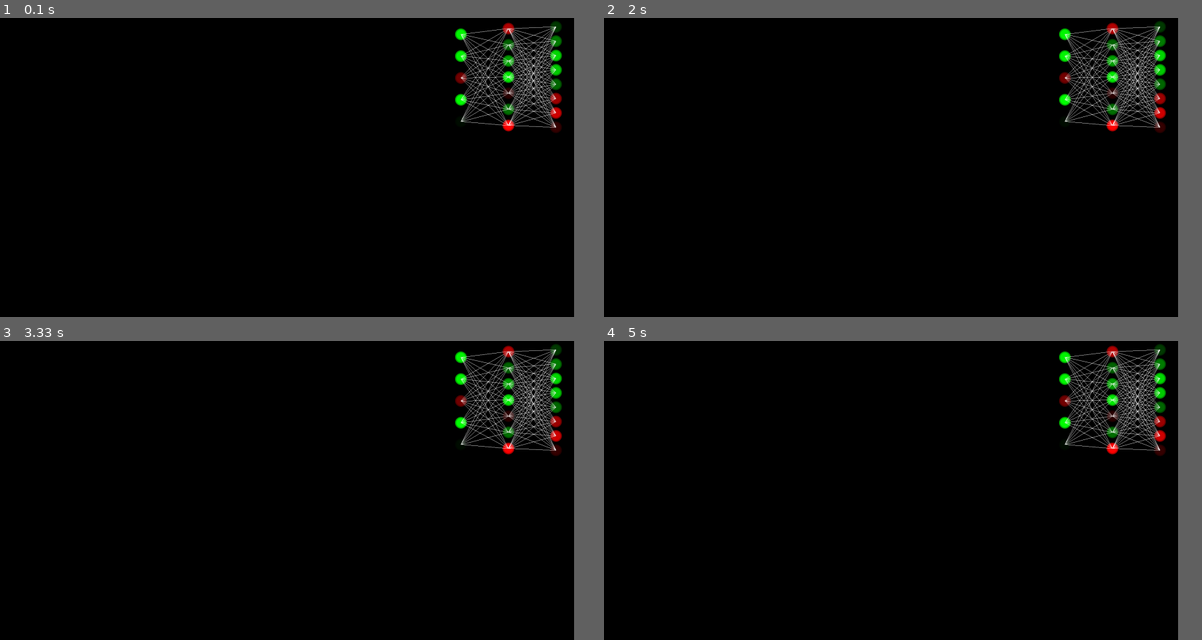
Above: before the commit, frames 1-4 (two rows, left to right).
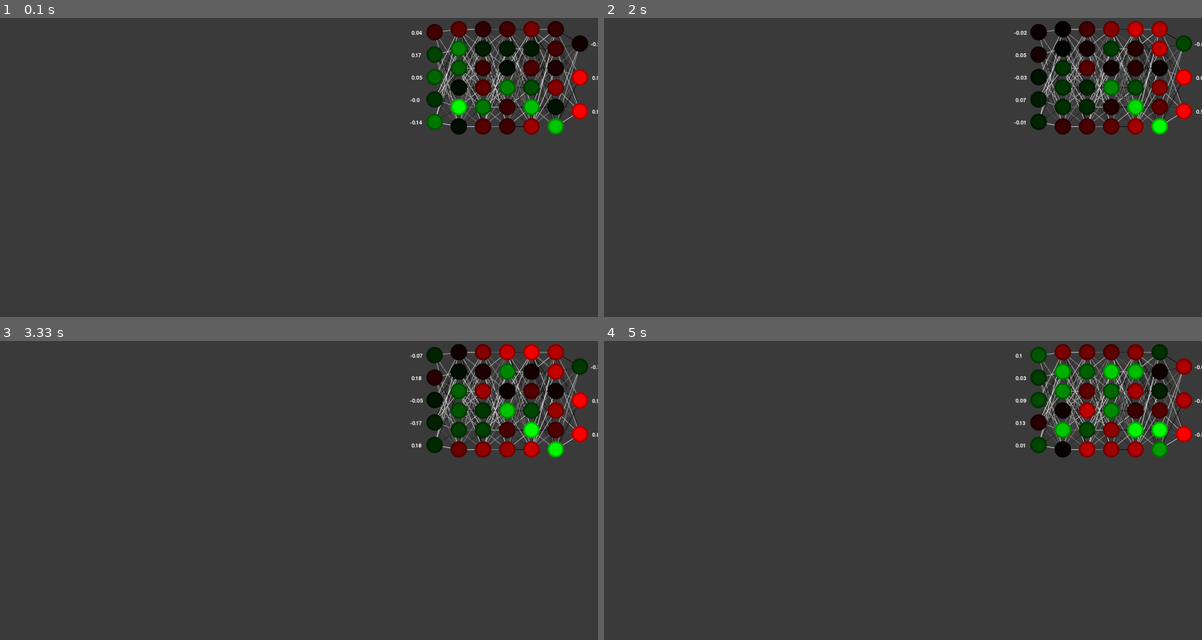
Above: after the commit, the same moments.

Repository: jakub530/PyGame-Neural-Net
Game: pygame game, started from node_vis.py
Same seed, same stepped clock (60 frames per second), same inputs: the game is played once before the commit and once after it.
Inputs:
- Up to frame 1 (0.1 s): no input
- Up to frame 2 (2 s): no input
- Up to frame 3 (3.33 s): no input
- Up to frame 4 (5 s): no input
In our replay, the window is 864x450 before the commit and 900x450 after it. These sizes can differ from the game's own. Grey fills any space a smaller window leaves; there, only what the larger window draws over its background counts as a difference.

The runs differ from the first frame. In frame 1, 95% of the frame differs, in the area x 0-100%, y 0-100%; in frame 2, 95%; in frame 3, 95%; in frame 4, 96%.

Commit message:
Working on the UI elements for the game

Diff:
--- a/nn_lib.py
+++ b/nn_lib.py
@@ -1,7 +1,40 @@
+import random
+import numpy as np
+import math
+import copy
 
 class node:
     def __init__(self):
         pass
+
+    def gen_weight(self):
+        return (random.random()-0.5)*2
+
+    def init_weights(self, size):
+        self.weights = np.array([self.gen_weight() for i in range(size)])
+        self.bias = self.gen_weight() * 0.1
+
+    def activation_function(self, inp):
+        return (math.exp(inp)-math.exp(-inp))/(math.exp(inp)+math.exp(-inp))
+        #return math.exp(inp)/(1+math.exp(inp))-0.5
+
+    def propagate_value(self,inp):
+        #bias = np.array([1])
+        #full_inp = np.hstack((inp, bias))
+        val = np.dot(self.weights,inp) + 1 * self.bias
+        return self.activation_function(val)
+
+    def find_output(self,inp):
+        #bias = np.array([1])
+        #full_inp = np.hstack((inp, bias))
+        val = np.dot(self.weights,inp) + 1 * self.bias
+        return self.activation_function(val)
+
+    def modify_weights(self):
+        mod = np.random.uniform(-0.1,0.1,self.weights.size)
+        mod_bias = np.random.uniform(-0.1,0.1)
+        self.bias += mod_bias
+        self.weights += mod
 
 class layer:
     def __init__(self, size):
@@ -13,10 +46,25 @@
         for ind in range(self.size):
             self.nodes.append(node())
 
+    def init_weights(self, size):
+        for node in self.nodes:
+            node.init_weights(size)
+
+    def propagate_value(self, inp):
+        output = [node.propagate_value(inp) for node in self.nodes]
+        return output
+
+    def find_output(self, inp):
+        output = [node.find_output(inp) for node in self.nodes]
+        return output
+
+    def modify_weights(self):
+        for node in self.nodes:
+            node.modify_weights()
 
 class nn:
     def __init__(self, h_layers, inputs, outputs):
-        init_layers(h_layers, inputs, outputs, layer)
+        self.init_layers(h_layers, inputs, outputs, layer)
 
     def init_layers(self, h_layers, inputs, outputs, layer_type):
         self.layers = [layer_type(inputs)]
@@ -26,3 +74,51 @@
             self.layers.append(layer_type(layer_size))
         self.layers.append(layer_type(outputs))
         self.layer_number = len(self.layers)
+
+    def init_weights(self):
+        for ind,layer in enumerate(self.layers[1:]):
+            layer.init_weights(self.layers[ind].size)
+
+    def calculate_output(self, inp):
+        all_values = []
+        values = inp.copy()
+        all_values.append(list(values.copy()))
+        for layer in self.layers[1:]:
+            values = layer.propagate_value(values)
+            all_values.append(values.copy())
+        #values = self.layers[-1].find_output(values)
+        #all_values.append(values.copy())
+        return values, all_values
+
+    def modify_weights(self):
+        for layer in self.layers[1:]:
+            layer.modify_weights()
+
+    def extract_weights(self):
+        weight_list = []
+        for layer in self.layers[1:]:
+            layer_list = []
+            for node in layer.nodes:
+                node_list = node.weights
+                layer_list.append(node_list)
+            weight_list.append(layer_list)
+        return weight_list
+
+
+if __name__ == "__main__":
+    inputs = 2
+    hidden_layers = [2,2]
+    outputs = 1
+
+    my_nn = nn(hidden_layers, inputs, outputs)
+    my_nn.init_weights()
+    my_new_nn = copy.deepcopy(my_nn)
+    output, all_values = my_nn.calculate_output(np.array([1,3]))
+    weights = my_nn.extract_weights()
+    print(output)
+    for i in range(1000):
+        my_nn.modify_weights()
+        output, all_values = my_nn.calculate_output(np.array([1,3]))
+        print(output)
+    print("Tested")
+    pass
--- a/node_vis.py
+++ b/node_vis.py
@@ -2,19 +2,22 @@
 import numpy as np
 from pygame import gfxdraw
 import pygame_lib, nn_lib
+import pygame.freetype
+from pygame_lib import color
 import random
+import copy
 
 def set_color(value, min_val, max_val):
     if(value > 0):
-        norm_val = int((value / max_val) * 255)
-        return (0, norm_val, 0)
+        norm_val = (value / max_val) * 255
+        return np.array([0, norm_val, 0], dtype=int)
     else:
-        norm_val = int((abs(value) / min_val) * 255)
-        return (norm_val, 0, 0)
+        norm_val = (abs(value) / min_val) * 255
+        return np.array([norm_val, 0, 0], dtype=int)
 
 def transform_color(color):
     mult = 0.7
-    return (int(color[0]*mult),int(color[1]*mult),int(color[2]*mult))
+    return color * mult
 
 
 class node_vis(nn_lib.node):
@@ -29,18 +32,18 @@
         self.radius = int(diameter/2)
 
     def draw_node(self, offset, min_val, max_val, surface):
-        x_pos = self.pos[0] + offset[0]
-        y_pos = self.pos[1] + offset[1]
-        self.trans_pos = (x_pos,y_pos)
+        self.trans_pos = offset + self.pos
         self.color = set_color(self.val, min_val, max_val)
-        self.draw_circle(surface)
-
-    def draw_circle(self, surface):
-        gfxdraw.aacircle(surface, self.trans_pos[0], self.trans_pos[1], self.radius, transform_color(self.color))
-        gfxdraw.filled_circle(surface, self.trans_pos[0], self.trans_pos[1], self.radius, transform_color(self.color))
+        self.draw_circles(surface)
+
+    def draw_circles(self, surface):
+        self.draw_circle(surface,self.radius,transform_color(self.color))
         radius_mult = 0.8
-        gfxdraw.aacircle(surface, self.trans_pos[0], self.trans_pos[1], int(self.radius * radius_mult), self.color)
-        gfxdraw.filled_circle(surface, self.trans_pos[0], self.trans_pos[1], int(self.radius * radius_mult), self.color)
+        self.draw_circle(surface,int(self.radius * radius_mult),self.color)
+
+    def draw_circle(self, surface, radius, color):
+        gfxdraw.aacircle(surface, *self.trans_pos, radius, color)
+        gfxdraw.filled_circle(surface, *self.trans_pos, radius, color)
 
 
 
@@ -48,18 +51,16 @@
     def __init__(self, size):
         super().__init__(size)
 
-
     def init_nodes(self):
         for ind in range(self.size):
             self.nodes.append(node_vis())
 
-
     def set_pos(self, box_dim, gaps, node_size, h_pos):
         v_gap = int((box_dim[1] - (self.size) * node_size) / (self.size + 1) )
-        v_pos = [v_gap + int(node_size/2) + (v_gap + node_size) * i for i in range(self.size)]
+        v_pos = [v_gap + (v_gap + node_size) * i for i in range(self.size)]
 
         for ind, pos in enumerate(v_pos):
-            self.nodes[ind].set_pos((h_pos, pos))
+            self.nodes[ind].set_pos(np.array([h_pos, pos]))
             self.nodes[ind].set_size(node_size)
 
     def draw_layer(self, offset, min_val, max_val, surface):
@@ -95,41 +96,111 @@
         return min_val, max_val
 
     def draw_nodes(self, offset):
+        offset = np.array(offset) + int(self.node_size / 2)
         min_val, max_val = self.normalize_values()
         for layer in self.layers:
             layer.draw_layer(offset, min_val, max_val, self.surface)
 
     def draw_line(self, prev_node, next_node, val):
-        gfxdraw.line(self.surface, prev_node.trans_pos[0], prev_node.trans_pos[1], next_node.trans_pos[0], next_node.trans_pos[1], pygame_lib.color.WHITE.value)
-
-
-    def draw_connections(self):
+        x = np.array(prev_node.trans_pos)
+
+        new_color = (np.array([1,1,1]) * val * 255)
+
+        pygame.draw.line(self.surface, new_color.astype(int), prev_node.trans_pos, next_node.trans_pos, 2)
+
+
+    def draw_connections(self, mock_val):
         for ind in range(self.layer_number-1):
-            for prev_node in self.layers[ind].nodes:
-                for next_node in self.layers[ind+1].nodes:
-                    val = 0
+            for prev_node_ind, prev_node in enumerate(self.layers[ind].nodes):
+                for next_node_ind, next_node in enumerate(self.layers[ind+1].nodes):
+                    val = mock_val[ind][prev_node_ind][next_node_ind]
                     self.draw_line(prev_node, next_node, val)
 
-
-
+    def set_node_val(self, inp):
+        for layer_ind,layer in enumerate(self.layers):
+            for node_ind,node in enumerate(layer.nodes):
+                node.val = inp[layer_ind][node_ind]
+
+    def display_values(self):
+        font = pygame.font.Font(None, int(self.node_size/2))
+        text_offset_s = np.array([ -int(self.node_size*3/2), -int(self.node_size/8)])
+        text_offset_e = np.array([  int(self.node_size*2/3), -int(self.node_size/8)])
+
+        for node in self.layers[0].nodes:
+            text = str(np.around(node.val,2))
+            if text[0]!="-":
+                text = " " + text
+
+            txt_surface = font.render(text, True, (255,255,255))
+            screen.blit(txt_surface, node.trans_pos+text_offset_s)
+
+        for node in self.layers[-1].nodes:
+            text = str(np.around(node.val,2))
+            if text[0]!="-":
+                text = " " + text
+            txt_surface = font.render(text, True, (255,255,255))
+            screen.blit(txt_surface, node.trans_pos+text_offset_e)
+
+
+
+def generate_value():
+    return random.random()
+
+def mock_values(inp, hidden, output, rand = False):
+    layers = [inp, *hidden, output]
+    values = []
+    for layer_ind in range(len(layers)-1):
+        tmp_val_mid = []
+        for prev_ind in range(layers[layer_ind]):
+            tmp_val_bot = []
+            for next_ind in range(layers[layer_ind+1]):
+                val = generate_value()
+                tmp_val_bot.append(val)
+            tmp_val_mid.append(tmp_val_bot)
+        values.append(tmp_val_mid)
+    return values
 
 
 if __name__ == "__main__":
-    size = (1920,1000)
+    size = (2000, 1000)
+    box_dim = (600, 400)
+    offset = (size[0]-box_dim[0], 0)
+
+    inputs = 5
+    hidden_layers = [6,6,6,6,6]
+    outputs = 3
+
     screen, clock  = pygame_lib.init_pygame(size)
-    new_nn = nn_vis(screen, 7,5,8)
-    new_nn.draw_nodes((1320,0))
+    my_nn = nn_lib.nn(hidden_layers, inputs, outputs)
+    my_nn.init_weights()
+    my_nn_vis = nn_vis(screen, hidden_layers, inputs,outputs , box_dim)
+
+
+
+    mock_val = mock_values(inputs, hidden_layers, outputs)
     print("Test")
+    my_nn_vis.draw_nodes(offset)
+
+    break_flag = False
 
     while 1:
-        t = clock.tick(40)
+        t = clock.tick(120)
         print(t)
         for event in pygame.event.get():
-            if event.type == pygame.QUIT: sys.exit()
-        X = pygame_lib.color.BLACK
-        screen.fill(pygame_lib.color.BLACK.value)
-        new_nn.draw_nodes((1420,0))
-        new_nn.draw_connections()
+            if event.type == pygame.QUIT:
+                break_flag = True
+                pygame.quit()
+
+        if(break_flag):
+            break
+
+        screen.fill((60,60,60 ))
+        output, all_values = my_nn.calculate_output(np.random.uniform(-0.2,0.2,inputs))
+        my_nn_vis.draw_connections(mock_val)
+        my_nn_vis.draw_nodes(offset)
+        my_nn_vis.set_node_val(all_values)
+
+        my_nn_vis.display_values()
 
         #pygame.draw.circle(screen, pygame_lib.color.GREEN.value , [100,100],10)
         pygame.display.flip()
--- a/pygame_lib.py
+++ b/pygame_lib.py
@@ -1,4 +1,6 @@
-import sys, pygame
+import sys
+import pygame as pg
+import re
 from enum import Enum
 
 class color(Enum):
@@ -9,8 +11,116 @@
     WHITE =(255,255,255)
     GRAY =(150,150,150)
 
+class e_text_box:
+    def __init__(self, loc, font_size, color_active, color_inactive, min_width, text_color):
+        self.gap = 5
+        self.border_width = 2
+        self.loc = loc
+        self.font = pg.font.Font(None, font_size)
+        self.text_color = text_color
+        self.color_active = color_active
+        self.color_inactive = color_inactive
+        self.min_width = min_width
+        self.change_active(False)
+        self.find_height()
+        self.update_text('')
+        self.set_text_loc()
+
+    def find_height(self):
+        self.text_height = self.font.get_height()
+
+    def set_box(self):
+        self.height = self.text_height + 2 * self.gap
+        self.width = max(self.min_width, self.txt_surface.get_width() + 2 * self.gap)
+        self.rect = pg.Rect(*self.loc, self.width, self.height)
+
+    def update_text(self, new_text):
+        self.text = new_text
+        self.txt_surface = self.font.render(self.text, True, self.text_color)
+        self.set_box()
+
+    def change_active(self, new_state):
+        self.active = new_state
+        if new_state == True:
+            self.color = self.color_active
+        else:
+            self.color = self.color_inactive
+
+    def set_text_loc(self):
+        self.text_loc = (self.rect.x + self.gap, self.rect.y + self.gap)
+
+class e_text_boxes:
+    def __init__(self, **kwargs):
+        self.default_font_size = 32
+        self.default_color_active  =  pg.Color('dodgerblue2')
+        self.default_color_inactive = pg.Color('lightskyblue3')
+        self.default_min_width = 200
+        self.default_text_color = pg.Color('white')
+
+        for elem in vars(self):
+            if elem in kwargs:
+                setattr(self, elem, kwargs[elem])
+
+        self.boxes = {}
+
+    def add_box(self, loc, box_name, **kwargs):
+        params = {}
+        for full_arg in vars(self):
+            if(re.search("^default_", full_arg)):
+                arg = re.sub("default_","",full_arg)
+                if(arg in kwargs):
+                    params[arg] = kwargs[arg]
+                else:
+                    params[arg] = getattr(self, full_arg)
+
+        new_box = e_text_box(loc, params["font_size"], params["color_active"], params["color_inactive"], params["min_width"], params["text_color"])
+
+        box_name = str(box_name)
+        while(True):
+            if box_name in self.boxes:
+                box_name = box_name + "_bis"
+            else:
+                self.boxes[box_name] = new_box
+                return
+
+    def check_events(self, event):
+        if event.type == pg.MOUSEBUTTONDOWN:
+                # If the user clicked on the input_box rect.
+            for input_box in self.boxes.values():
+                if input_box.rect.collidepoint(event.pos):
+                    # Toggle the active variable.
+                    input_box.change_active(not input_box.active)
+                else:
+                    input_box.change_active(False)
+        if event.type == pg.KEYDOWN:
+            for input_box in self.boxes.values():
+                if input_box.active:
+                    if event.key == pg.K_RETURN:
+                        print(input_box.text)
+                        input_box.update_text('')
+                    elif event.key == pg.K_BACKSPACE:
+                        input_box.update_text(input_box.text[:-1])
+                    else:
+                        input_box.update_text(input_box.text + event.unicode)
+
+    def display_boxes(self, screen):
+        for input_box in self.boxes.values():
+            screen.blit(input_box.txt_surface, input_box.text_loc)
+            pg.draw.rect(screen, input_box.color, input_box.rect, input_box.border_width)
+
+    def get_texbox_value(self, key):
+        if key in self.boxes:
+            return self.boxes[key].text
+        else:
+            print("Box with identifier {key} not found".format(key = key))
+
+class buttons:
+    def __init__(self, **kwargs):
+        pass
+
+
 def init_pygame(size):
-    pygame.init()
-    screen = pygame.display.set_mode(size)
-    clock  = pygame.time.Clock()
+    pg.init()
+    screen = pg.display.set_mode(size)
+    clock  = pg.time.Clock()
     return screen, clock
--- /dev/null
+++ b/test.py
@@ -0,0 +1,39 @@
+import pygame_lib
+import nn_lib
+import node_vis
+import pygame as pg
+
+def test_e_boxes():
+    screen,clock = pygame_lib.init_pygame((1000,1000))
+    #params["font_size"], params["color_active"], params["color_inactive"], params["min_width"], params["text_color"]
+    all_text_boxes = pygame_lib.e_text_boxes()
+    all_text_boxes.add_box((100,100), 2 ,font_size = 50)
+    all_text_boxes.add_box((100,200), 2 ,text_color = pg.Color("red"))
+    all_text_boxes.add_box((100,300), 2, color_active = pg.Color("yellow"))
+    all_text_boxes.add_box((100,400) ,3, color_inactive = pg.Color("purple"))
+    all_text_boxes.add_box((100,500) ,5, min_width = 50)
+    all_text_boxes.add_box((100,600) ,7 ,font_size = 25, text_color = pg.Color("orange"), color_active = pg.Color("red"), color_inactive = pg.Color("grey"), min_width = 500)
+    all_text_boxes.add_box((100,700) ,9)
+    all_text_boxes.add_box((500,100) ,11)
+
+    done = False
+
+    while not done:
+        for event in pg.event.get():
+            if event.type == pg.QUIT:
+                done = True
+            if event.type == pg.KEYDOWN:
+                if event.key==pg.K_ESCAPE:
+                    done = True
+
+            all_text_boxes.check_events(event)
+
+        screen.fill((30, 30, 30))
+        all_text_boxes.display_boxes(screen)
+        pg.display.flip()
+        clock.tick(30)
+
+if __name__ == '__main__':
+    pg.init()
+    test_e_boxes()
+    pg.quit()
Not shown, changed: .gitignore
